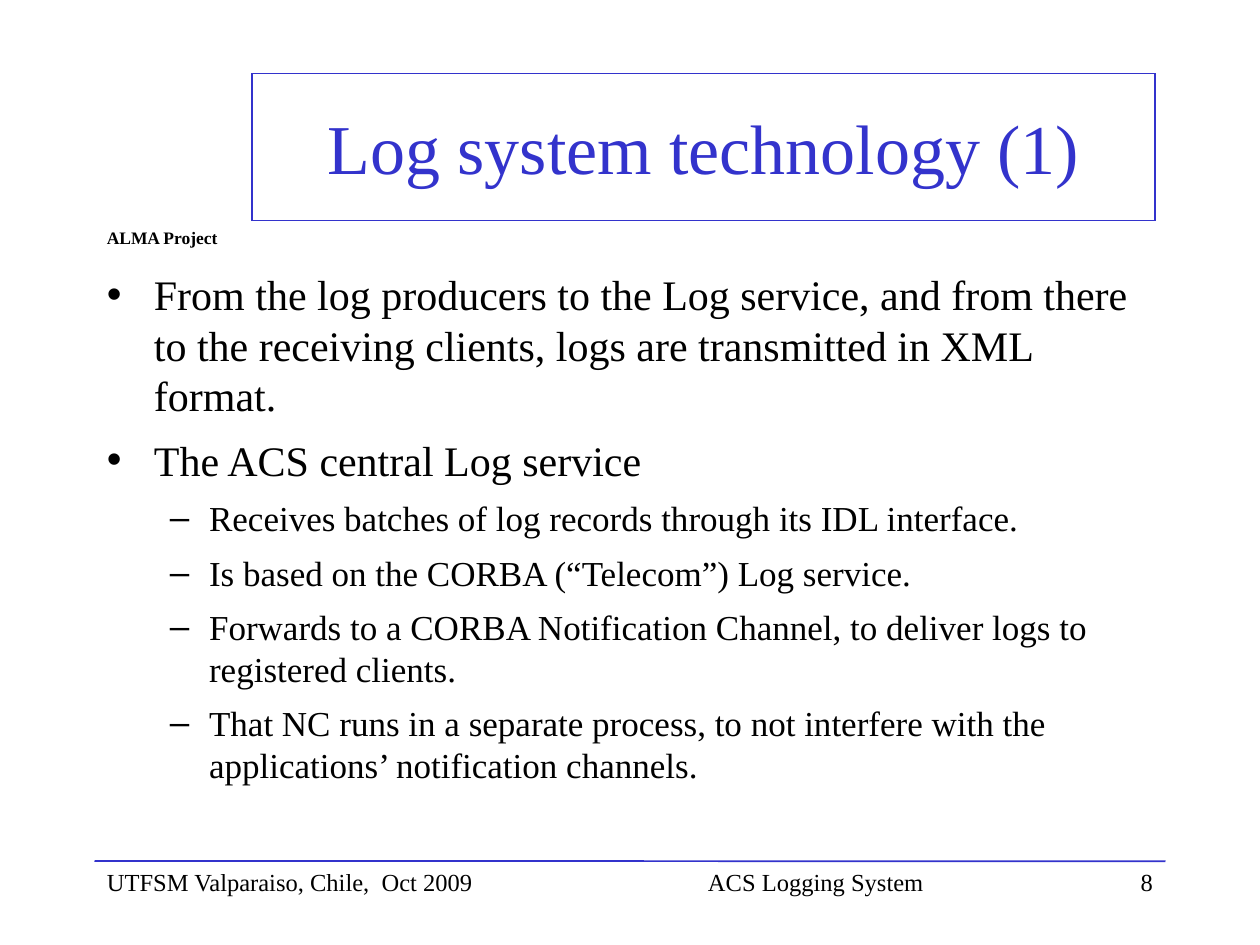
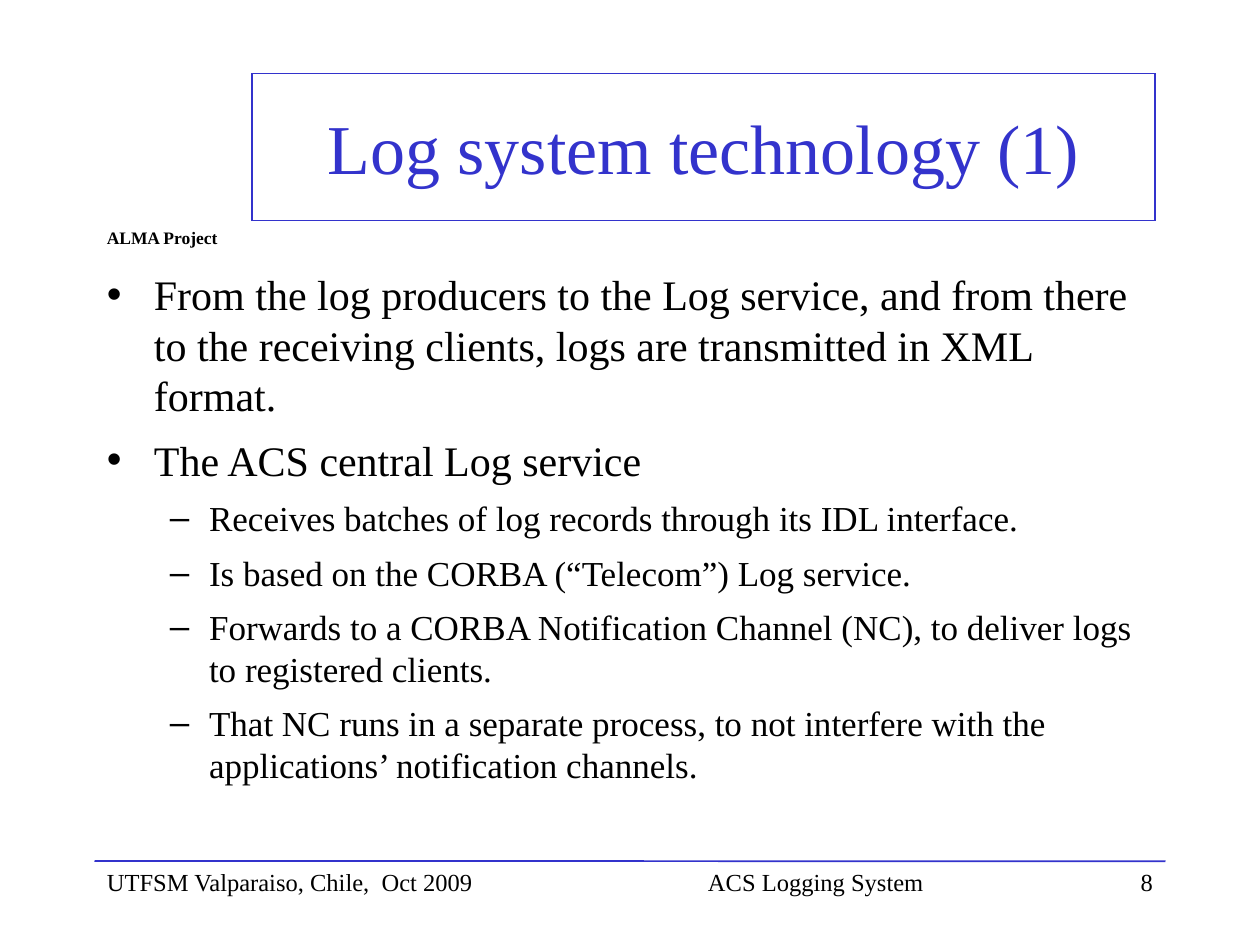
Before and after one commit to ACS-Community/ACS, a slide deck: slide 8 of Documents/ACS-Course/ACSCourse-ACSLoggingSystem.ppt. Drawn at 1260x945 pixels with LibreOffice and Linux fonts; fonts in the diff are those of the drawing; background and template pictures are left out. Boxes give left, top, right and bottom in pixels: in the first picture for what was removed or moved away, otherwise in the second. Text is boxed around its words. In the diff, an @@ line names an element or a change of style, - is before the commit and + after.

```diff
--- a/Documents/ACS-Course/ACSCourse-ACSLoggingSystem.ppt
+++ b/Documents/ACS-Course/ACSCourse-ACSLoggingSystem.ppt
@@ text at [209, 615, 1131, 689]: text changed @@
-  – Forwards to a CORBA Notification Channel, to deliver logs to registered clients.
+  – Forwards to a CORBA Notification Channel (NC), to deliver logs to registered clients.
```
Also in this commit, not shown: 4 other slides changed, 1 slide added.
